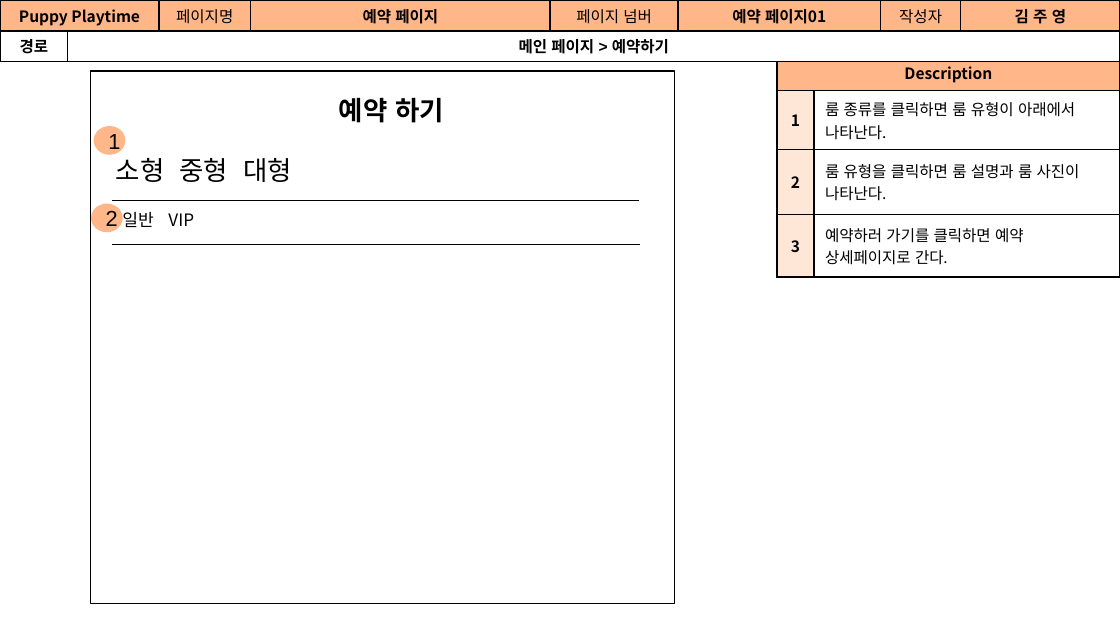
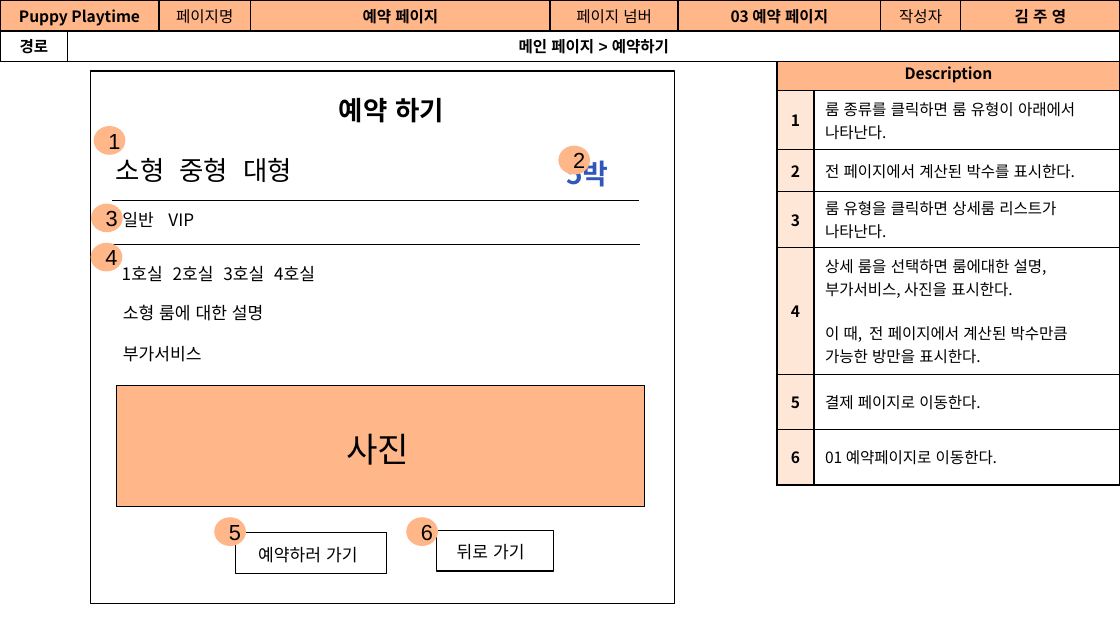
Before and after one commit to Jogging-Kim-Chaebak/PuppyPlaytime, a slide deck: slide 30 of 프로젝트 산출물/9. 스토리보드/Puppy Playtime 사용자 스토리보드.pptx (slide 32 before the commit). Drawn at 1120x630 pixels with LibreOffice and Linux fonts; fonts in the diff are those of the drawing. Boxes give left, top, right and bottom in pixels: in the first picture for what was removed or moved away, otherwise in the second. Text is boxed around its words. In the diff, an @@ line names an element or a change of style, - is before the commit and + after.

```diff
--- a/프로젝트 산출물/9. 스토리보드/Puppy Playtime 사용자 스토리보드.pptx
+++ b/프로젝트 산출물/9. 스토리보드/Puppy Playtime 사용자 스토리보드.pptx
@@ table at <box>0,0,1119,58</box> @@
-row 1, column 6: 예약 페이지01
+row 1, column 6: 03 예약 페이지
@@ table at <box>776,54,1119,485</box> @@
-row 3: 2 | 룸 유형을 클릭하면 룸 설명과 룸 사진이 나타난다.
-row 4: 3 | 예약하러 가기를 클릭하면 예약 상세페이지로 간다.
+row 3: 2 | 전 페이지에서 계산된 박수를 표시한다.
+row 4: 3 | 룸 유형을 클릭하면 상세룸 리스트가 나타난다.
+row 5: 4 | 상세 룸을 선택하면 룸에대한 설명, 부가서비스, 사진을 표시한다. / 이 때, 전 페이지에서 계산된 박수만큼 가능한 방만을 표시한다.
+row 6: 5 | 결제 페이지로 이동한다.
+row 7: 6 | 01 예약페이지로 이동한다.
@@ ellipse "2": place and size @@
-ellipse "2" at <box>93,205,122,231</box>
+ellipse "2" at <box>560,147,589,172</box>
@@ text added at <box>566,156,608,187</box>, 18 pt, text #3057B9, bold @@
+5박
@@ ellipse added at <box>93,205,122,231</box>, fill #FFB689, outline #FFB689 2 pt, 14 pt, text #000000 @@
+3
@@ ellipse added at <box>92,244,121,270</box>, fill #FFB689, outline #FFB689 2 pt, 14 pt, text #000000 @@
+4
@@ text added at <box>122,266,315,282</box>, 11 pt, text #000000 @@
+1호실 2호실 3호실 4호실
@@ text added at <box>123,304,264,362</box>, 11 pt, text #000000 @@
+소형 룸에 대한 설명
+부가서비스
@@ rectangle added at <box>116,385,645,506</box>, fill #FFB689, outline #000000 0.75 pt @@
@@ text added at <box>346,433,409,465</box>, 22 pt, text #000000 @@
+사진
@@ ellipse added at <box>216,519,245,544</box>, fill #FFB689, outline #FFB689 2 pt, 14 pt, text #000000 @@
+5
@@ rectangle added at <box>235,532,386,572</box>, outline #000000 0.75 pt @@
@@ ellipse added at <box>408,519,437,544</box>, fill #FFB689, outline #FFB689 2 pt, 14 pt, text #000000 @@
+6
@@ rectangle added at <box>437,530,554,570</box>, outline #000000 0.75 pt @@
@@ text added at <box>258,547,358,563</box>, 11 pt, text #000000 @@
+예약하러 가기
@@ text added at <box>457,544,525,560</box>, 11 pt, text #000000 @@
+뒤로 가기
```
Also in this commit, not shown: 12 other slides changed, 4 slides removed, 3 other files.
